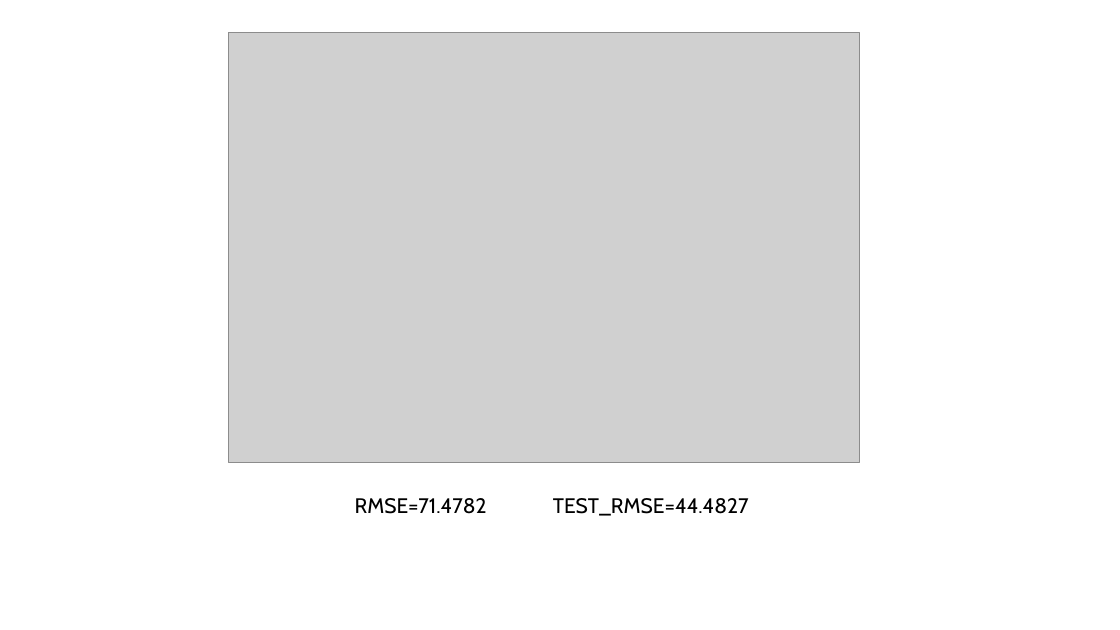
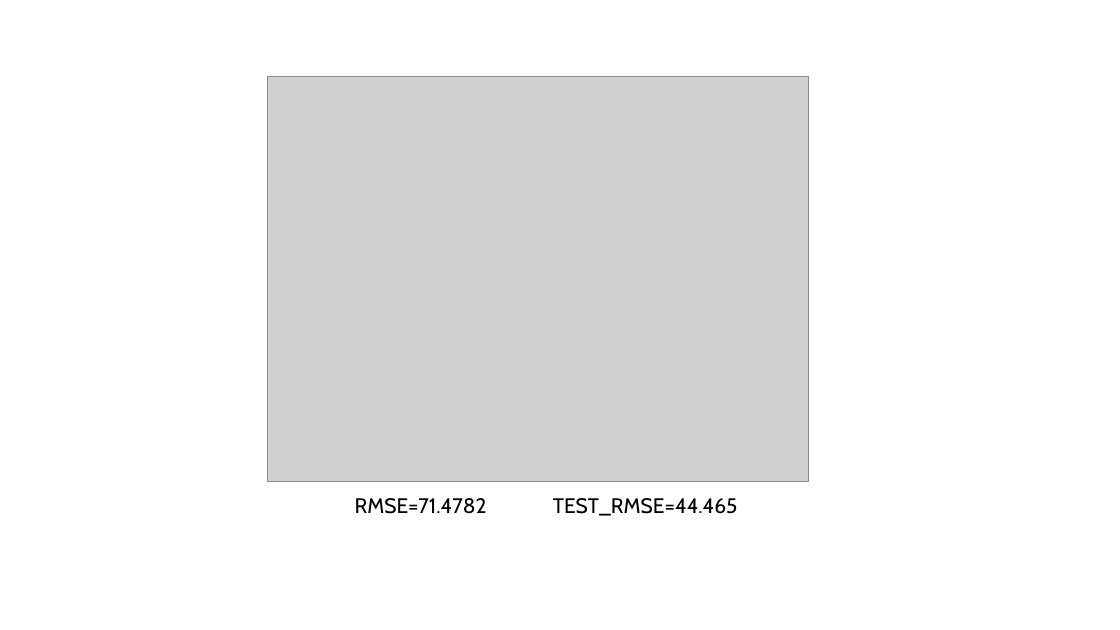
Before and after one commit to add11013/Matlab-AI, a slide deck: slide 13 of 0301_RO_VS_PSO/多種類群PSO.pptx. Drawn at 1120x630 pixels with LibreOffice and Linux fonts; fonts in the diff are those of the drawing; grey boxes stand for pictures; background and template pictures are left out. Boxes give left, top, right and bottom in pixels: in the first picture for what was removed or moved away, otherwise in the second. Text is boxed around its words. In the diff, an @@ line names an element or a change of style, - is before the commit and + after.

Commit message:
RO_VS_PSO

```diff
--- a/0301_RO_VS_PSO/多種類群PSO.pptx
+++ b/0301_RO_VS_PSO/多種類群PSO.pptx
@@ picture: place and size @@
-picture at bbox=[229, 32, 860, 462]
+picture at bbox=[268, 76, 809, 481]
@@ text at bbox=[355, 498, 738, 516]: text changed @@
-RMSE=71.4782 TEST_RMSE=44.4827
+RMSE=71.4782 TEST_RMSE=44.465
```
